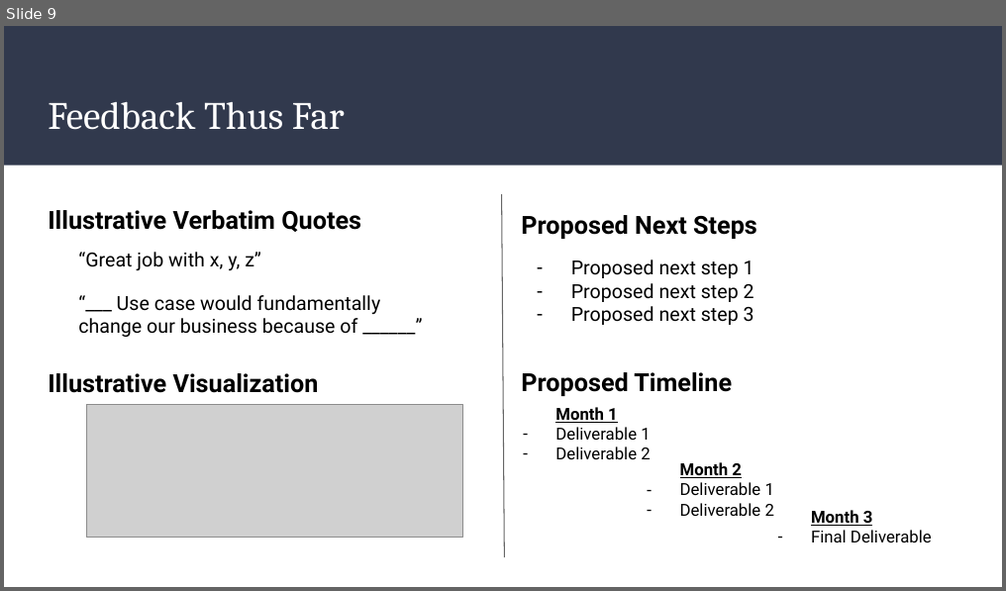
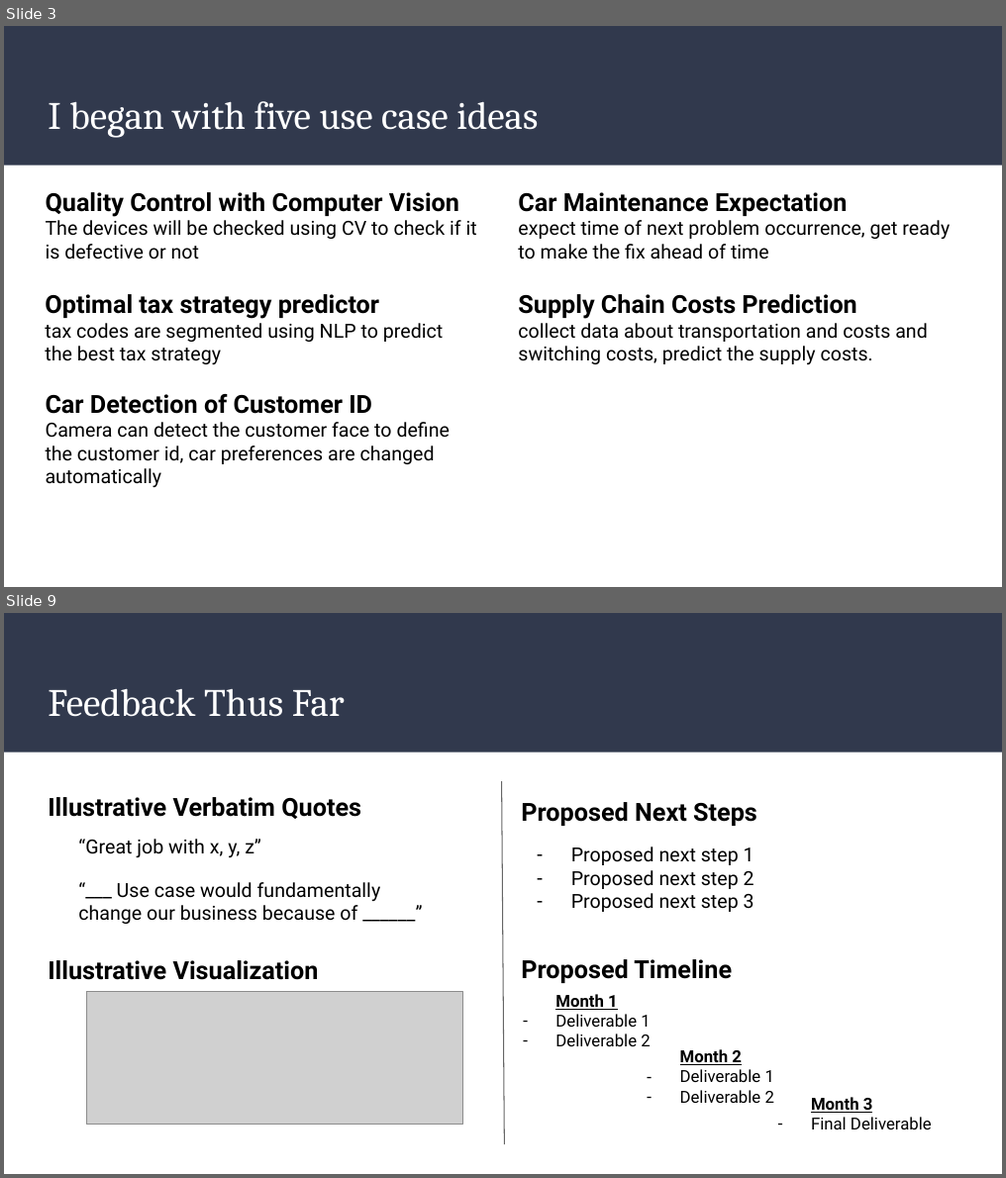
Before and after one commit to mohandesosama/Delivering-an-ML-AI-Strategy, a slide deck: 03_Final Presentation Template.pptx. Shown one above the other, each under a label of ours: slide 9 before the commit, slides 3 and 9 after it; the slides between them are not shown. The pictures are 1006x591 and 1006x1178 pixels, drawn with LibreOffice and Linux fonts; fonts in the diff are those of the drawing; grey boxes stand for pictures. Boxes give left, top, right and bottom in pixels: in the first picture for what was removed or moved away, otherwise in the second. Text is boxed around its words. In the diff, an @@ line names an element or a change of style, - is before the commit and + after.

```diff
--- a/03_Final Presentation Template.pptx
+++ b/03_Final Presentation Template.pptx
@@ slide 3 added at bbox=[4, 26, 1002, 587], background #FFFFFF; not listed: 1 template element that a slide beside it also shows @@
@@ title added at bbox=[48, 101, 538, 138], 28 pt, text #FFFFFF @@
+I began with five use case ideas
@@ text added at bbox=[46, 192, 477, 260], 14 pt, text #000000 @@
+Quality Control with Computer Vision
+The devices will be checked using CV to check if it is defective or not
@@ text added at bbox=[518, 192, 949, 260], 14 pt, text #000000 @@
+Car Maintenance Expectation
+expect time of next problem occurrence, get ready to make the fix ahead of time
@@ text added at bbox=[45, 294, 443, 366], 14 pt, text #000000 @@
+Optimal tax strategy predictor
+tax codes are segmented using NLP to predict the best tax strategy
@@ text added at bbox=[518, 294, 928, 365], 14 pt, text #000000 @@
+Supply Chain Costs Prediction
+collect data about transportation and costs and switching costs, predict the supply costs.
@@ text added at bbox=[46, 394, 450, 488], 14 pt, text #000000 @@
+Car Detection of Customer ID
+Camera can detect the customer face to define the customer id, car preferences are changed automatically
```
Also in this commit, not shown: 7 slides changed, 1 slide removed, 2 other files.
